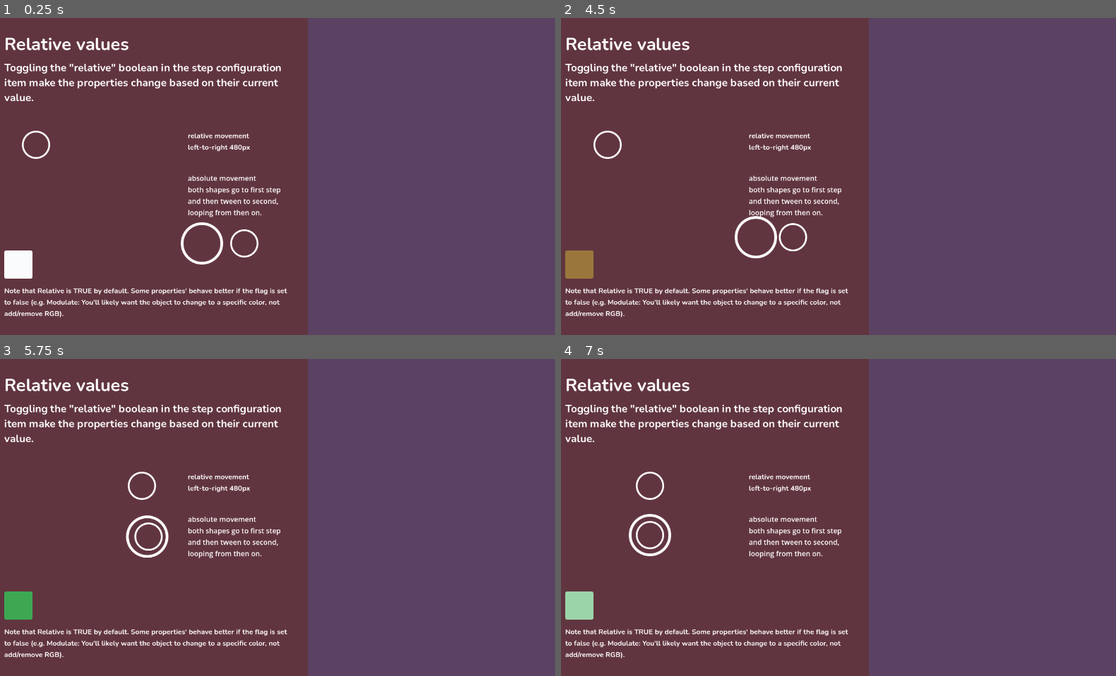
Above: before the commit, frames 1-4 (two rows, left to right).
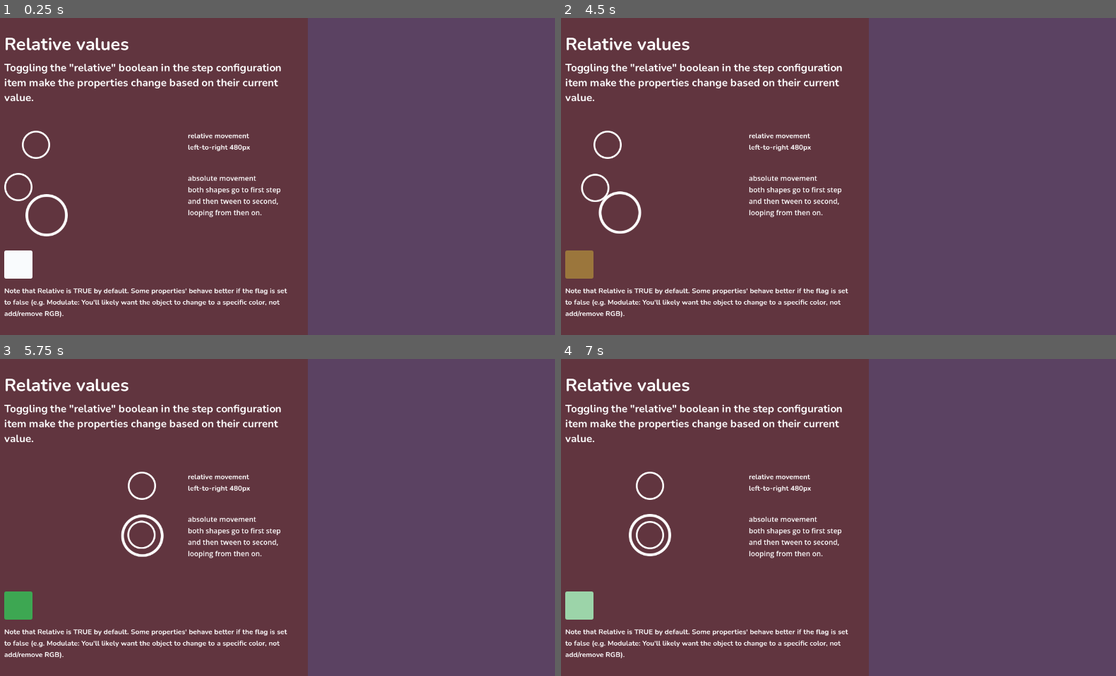
Above: after the commit, the same moments.

Repository: gurbsgurbs/tween-composer-godot
Game: Godot game, scene res://examples/002_relative.tscn
Same seed, same stepped clock (60 frames per second), same inputs: the game is played once before the commit and once after it. The project has no main scene, so this scene is started directly.
Inputs:
- Up to frame 1 (0.25 s): no input
- Up to frame 2 (4.5 s): tap Enter at 2 s
- Up to frame 3 (5.75 s): no input
- Up to frame 4 (7 s): no input

The runs differ from the first frame. In frame 1, 0.7% of the frame differs, in the area x 0-47%, y 48-78%; in frame 2, 0.7%, in the area x 3-45%, y 49-76%; in frame 3, 0.5%; in frame 4, nothing differs.

Commit message:
Small changes to examples scenes

Diff:
--- a/examples/001_intro.tscn
+++ b/examples/001_shared_resource.tscn
@@ -1,16 +1,16 @@
 [gd_scene format=3 uid="uid://7oont6myktf3"]
 
-[ext_resource type="Texture2D" uid="uid://ni34g8bdk5ub" path="res://examples/assets/shapes/shape_128_circle_o.png" id="1_qgkk3"]
-[ext_resource type="LabelSettings" uid="uid://dc4fkqy5dr5cv" path="res://examples/assets/font/label_16.tres" id="1_rovbd"]
-[ext_resource type="Script" uid="uid://bepnihd7w544x" path="res://addons/tween_composer/tween_composer.gd" id="2_rovbd"]
-[ext_resource type="Resource" uid="uid://xpm0221byhu4" path="res://examples/saved tweens/001_left_right_480.tres" id="3_e5yy1"]
-[ext_resource type="LabelSettings" uid="uid://cx5bk6kp3uxpd" path="res://examples/assets/font/label_24.tres" id="5_rovbd"]
-[ext_resource type="FontFile" uid="uid://d2niivc3nbgut" path="res://examples/assets/font/Nunito-VariableFont_wght.ttf" id="6_ovd21"]
-[ext_resource type="Texture2D" uid="uid://b08s2a47hkm1b" path="res://examples/assets/shapes/shape_128_pentagon_r_o.png" id="7_3hg3u"]
-[ext_resource type="Texture2D" uid="uid://134tn44ubqdt" path="res://examples/assets/shapes/shape_128_cross_25_r_o.png" id="8_e4q71"]
+[ext_resource type="FontFile" uid="uid://d2niivc3nbgut" path="res://examples/assets/font/Nunito-VariableFont_wght.ttf" id="1_jxprk"]
+[ext_resource type="LabelSettings" uid="uid://cx5bk6kp3uxpd" path="res://examples/assets/font/label_24.tres" id="2_uqgog"]
+[ext_resource type="LabelSettings" uid="uid://dc4fkqy5dr5cv" path="res://examples/assets/font/label_16.tres" id="3_wm8up"]
+[ext_resource type="Texture2D" uid="uid://ni34g8bdk5ub" path="res://examples/assets/shapes/shape_128_circle_o.png" id="4_t1lj7"]
+[ext_resource type="Script" uid="uid://bepnihd7w544x" path="res://addons/tween_composer/tween_composer.gd" id="5_caqab"]
+[ext_resource type="Resource" uid="uid://xpm0221byhu4" path="res://examples/saved tweens/001_left_right_480.tres" id="6_yp7ih"]
+[ext_resource type="Texture2D" uid="uid://b08s2a47hkm1b" path="res://examples/assets/shapes/shape_128_pentagon_r_o.png" id="7_dwiof"]
+[ext_resource type="Texture2D" uid="uid://134tn44ubqdt" path="res://examples/assets/shapes/shape_128_cross_25_r_o.png" id="8_aug1m"]
 
 [sub_resource type="FontVariation" id="FontVariation_ovd21"]
-base_font = ExtResource("6_ovd21")
+base_font = ExtResource("1_jxprk")
 variation_opentype = {
 2003265652: 700
 }
@@ -51,8 +51,8 @@
 offset_top = 96.0
 offset_right = 688.0
 offset_bottom = 164.0
-text = "Your tween configurations can be saved, and reused. The examples here show Tween Composers with different time and loop settings:"
-label_settings = ExtResource("5_rovbd")
+text = "Your tween configurations can be saved, and reused. The examples here show objects sharing the same TweenConfig, but with different time and loop settings:"
+label_settings = ExtResource("2_uqgog")
 autowrap_mode = 3
 
 [node name="Properties1" type="Label" parent="." unique_id=344616555]
--- a/examples/002_relative.tscn
+++ b/examples/002_relative.tscn
@@ -101,7 +101,7 @@
 vertical_alignment = 1
 
 [node name="Sprite2D2" type="Sprite2D" parent="." unique_id=1195788050]
-position = Vector2(480, 512)
+position = Vector2(128, 448)
 scale = Vector2(0.75, 0.75)
 texture = ExtResource("4_2xvdi")
 
@@ -113,7 +113,7 @@
 metadata/_custom_type_script = "uid://bepnihd7w544x"
 
 [node name="Sprite2D3" type="Sprite2D" parent="." unique_id=135483835]
-position = Vector2(576, 512)
+position = Vector2(64, 384)
 scale = Vector2(0.5, 0.5)
 texture = ExtResource("4_2xvdi")
 
Not shown: 3 places in examples/001_shared_resource.tscn that only renumber resources
